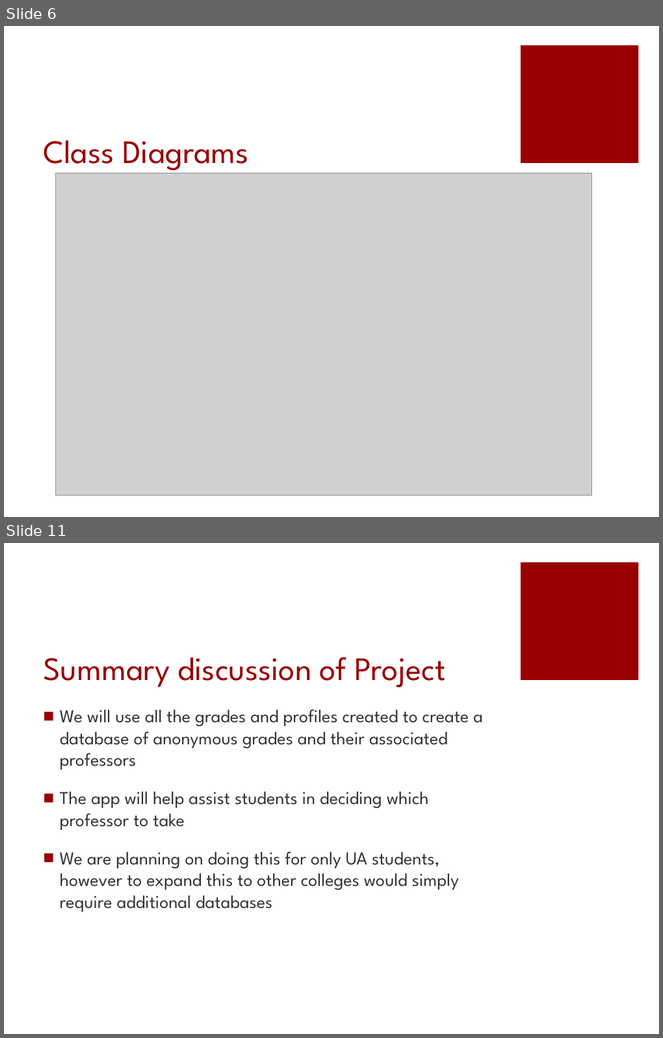
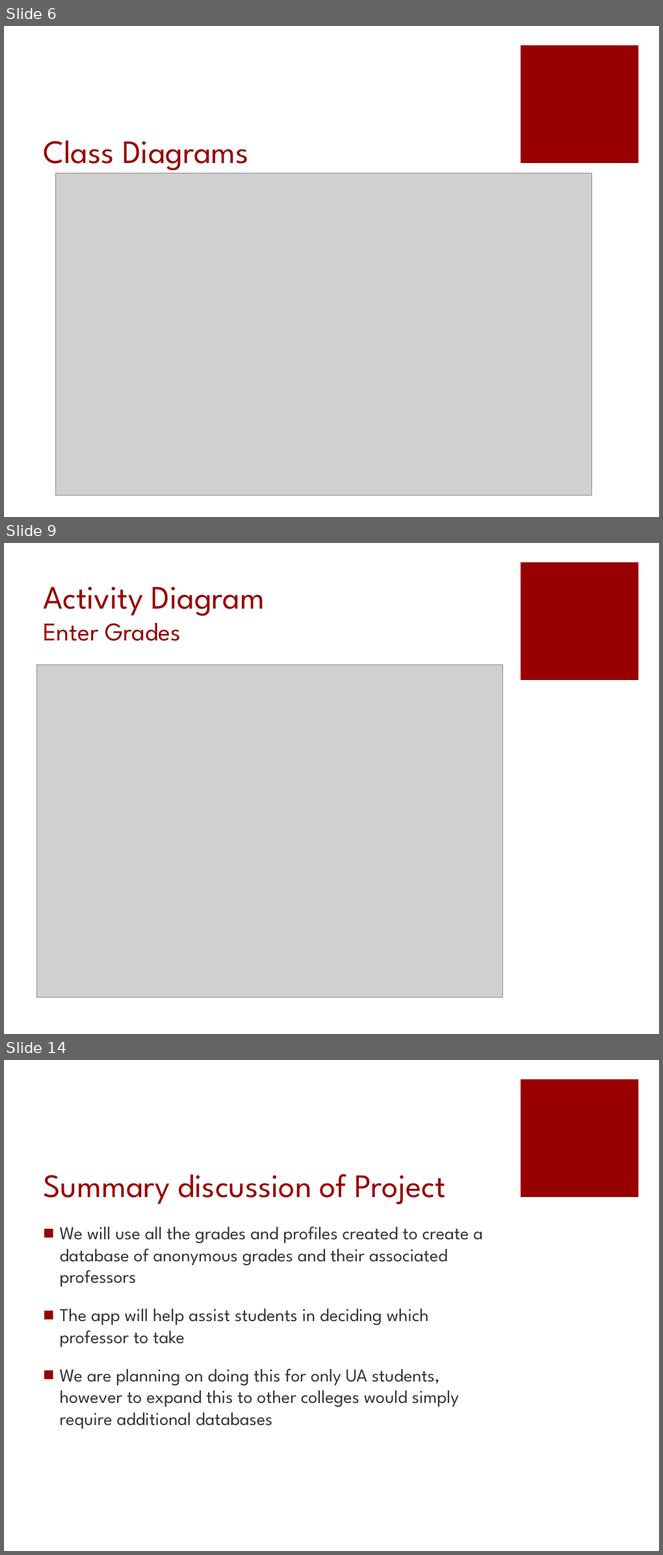
Before and after one commit to amdonham/DropGrade, a slide deck: Documents/SeniorDesignRequirementsP1.pptx. Shown one above the other, each under a label of ours: slides 6 and 11 before the commit, slides 6, 9 and 14 after it; the slides between them are not shown. The pictures are 663x1038 and 663x1555 pixels, drawn with LibreOffice and Linux fonts; fonts in the diff are those of the drawing; grey boxes stand for pictures. Boxes give left, top, right and bottom in pixels: in the first picture for what was removed or moved away, otherwise in the second. Text is boxed around its words. In the diff, an @@ line names an element or a change of style, - is before the commit and + after.

```diff
--- a/Documents/SeniorDesignRequirementsP1.pptx
+++ b/Documents/SeniorDesignRequirementsP1.pptx
@@ slide 9 added at <box>4,543,659,1034</box>, background #FFFFFF; not listed: 1 template element that a slide beside it also shows @@
@@ title added at <box>43,587,265,641</box>, 36 pt, text #990000 @@
+Activity Diagram
+Enter Grades
@@ picture added at <box>36,665,503,998</box> @@
@@ what was slide 11 is now slide 14 @@
```
Also in this commit, not shown: 6 slides changed, 3 other slides added, 1 slide removed.
